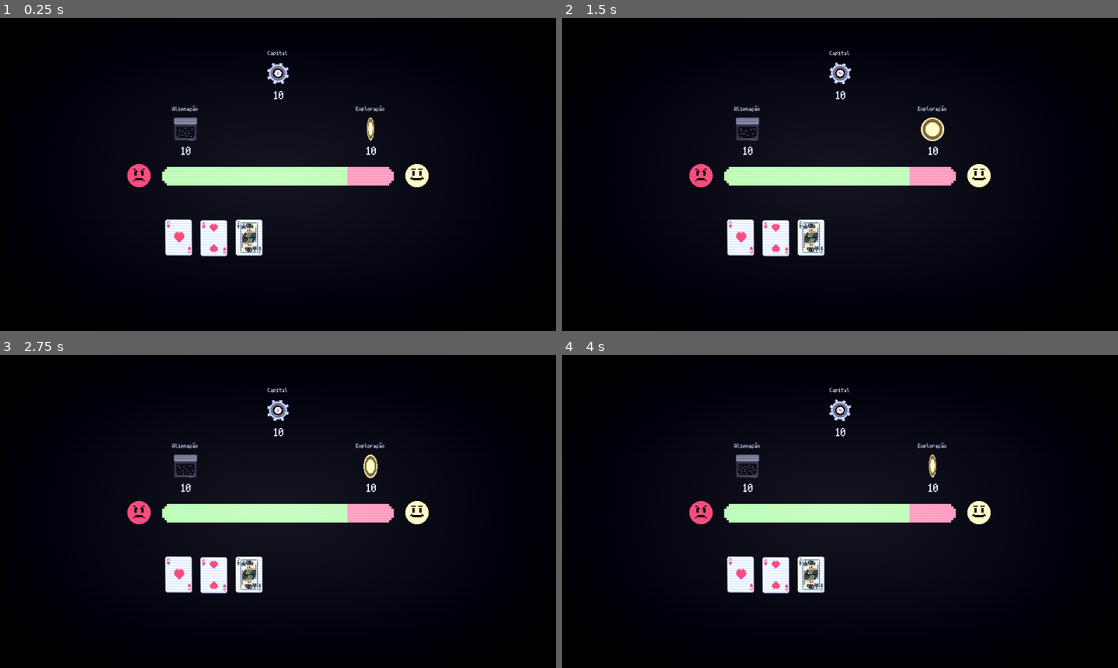
Above: before the commit, frames 1-4 (two rows, left to right).
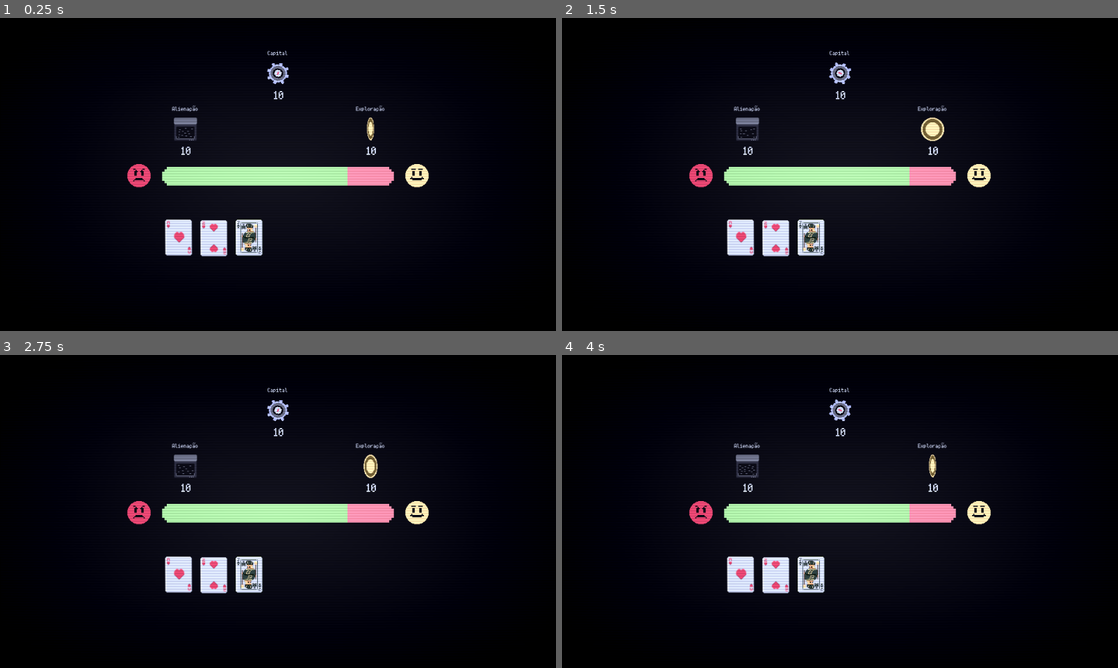
Above: after the commit, the same moments.

Repository: Ilwel/cards-against-captalism
Game: Godot game, scene res://Scenes/Match.tscn
Same seed, same stepped clock (60 frames per second), same inputs: the game is played once before the commit and once after it.
Inputs:
- Up to frame 1 (0.25 s): no input
- Up to frame 2 (1.5 s): no input
- Up to frame 3 (2.75 s): no input
- Up to frame 4 (4 s): no input

The runs differ from the first frame. In frame 1, less than 0.1% of the frame differs, in the area x 29-77%, y 28-76%; in frame 2, 0.1%; in frame 3, 0.1%; in frame 4, less than 0.1%.

Commit message:
fix: ctr ajustments to ui improvment

Diff:
--- a/Scripts/Ctr.gdshader
+++ b/Scripts/Ctr.gdshader
@@ -1,7 +1,7 @@
 shader_type canvas_item;
 render_mode unshaded, skip_vertex_transform;
 
-const float curvature = 8.0;
+const float curvature = 9.0;
 const float vignette_mul = 0.1;
 
 uniform sampler2D screen_texture: hint_screen_texture;
@@ -11,7 +11,7 @@
 	vec2 uv_offset = centered_uv.yx / curvature;
 	vec2 warped_uv = centered_uv + centered_uv * uv_offset * uv_offset;
 	vec3 cutoff = vec3(step(abs(warped_uv.x), 1.0) * step(abs(warped_uv.y), 1.0));
-	vec3 scanlines = vec3(sin(2.0 * warped_uv.y * 188.0) * 0.09 + 1.2);
+	vec3 scanlines = vec3(sin(2.0 * warped_uv.y * 188.0) * 0.1 + 1.1);
 	vec3 vicnette = vec3(length(pow(abs(centered_uv), vec2(4.0) / 3.0)));
 	vec3 screen_color = texture(screen_texture, (warped_uv + 1.0)/2.0).rgb * cutoff * scanlines;
 	screen_color -= vicnette * vignette_mul;
